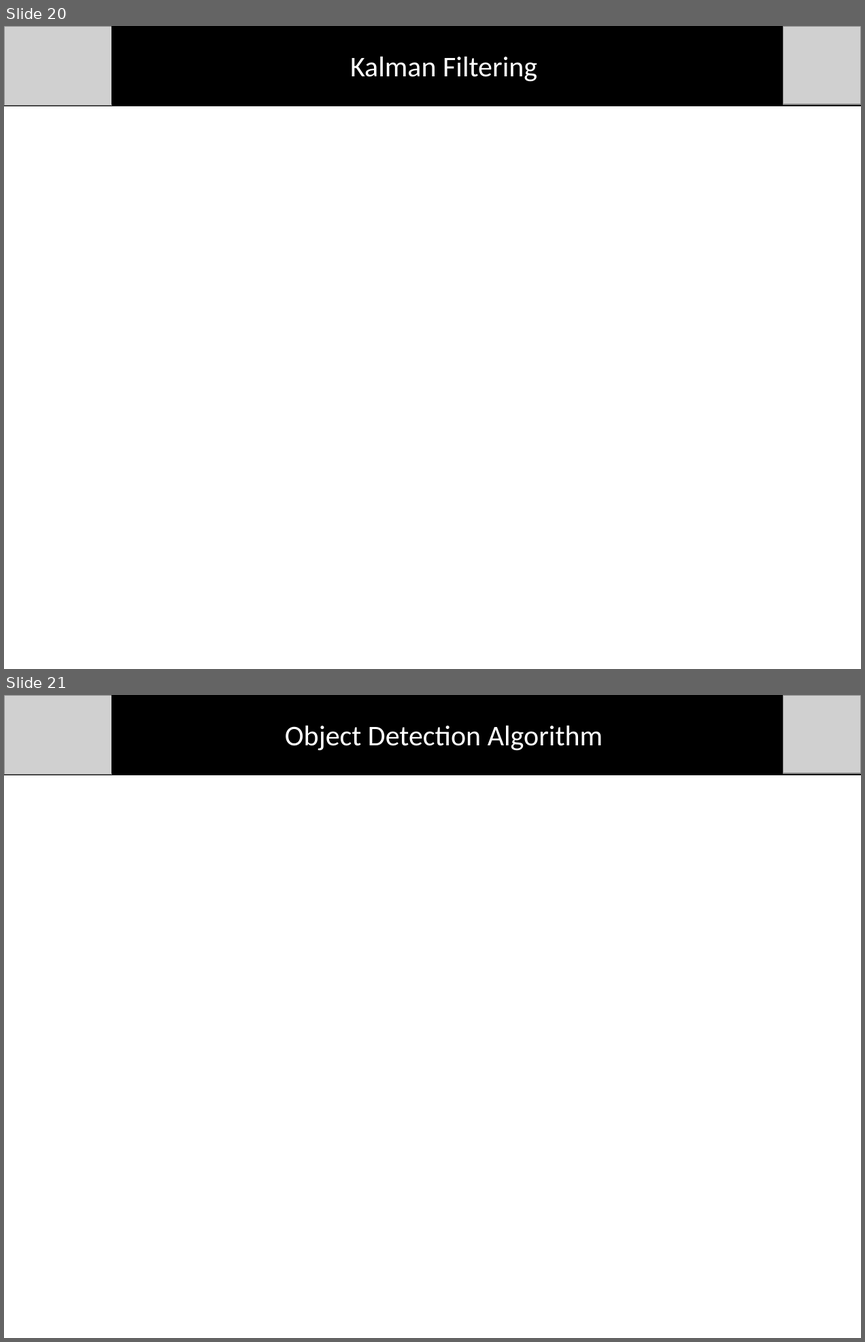
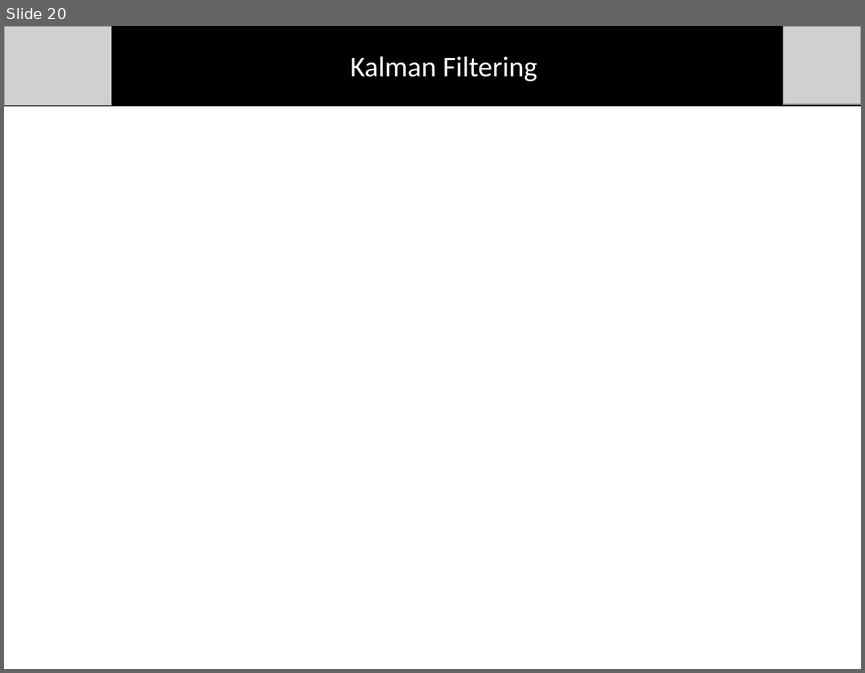
Before and after one commit to dtbinh/FlyNet, a slide deck: Presentations/Mid Semester Review/Individual_Slides/Taylor/Tracking_Subsection.pptx. Shown one above the other, each under a label of ours: slides 20 and 21 before the commit, slide 20 after it. The pictures are 865x1342 and 865x673 pixels, drawn with LibreOffice and Linux fonts; fonts in the diff are those of the drawing; grey boxes stand for pictures. Boxes give left, top, right and bottom in pixels: in the first picture for what was removed or moved away, otherwise in the second. Text is boxed around its words. In the diff, an @@ line names an element or a change of style, - is before the commit and + after.

```diff
--- a/Presentations/Mid Semester Review/Individual_Slides/Taylor/Tracking_Subsection.pptx
+++ b/Presentations/Mid Semester Review/Individual_Slides/Taylor/Tracking_Subsection.pptx
@@ slide 21 removed at bbox=[4, 695, 861, 1338], background #FFFFFF @@
@@ group removed at bbox=[4, 695, 861, 774]: 2 pictures, 1 line, 1 rectangle, 1 text @@
-Object Detection Algorithm
```
Also in this commit, not shown: 3 slides changed.
